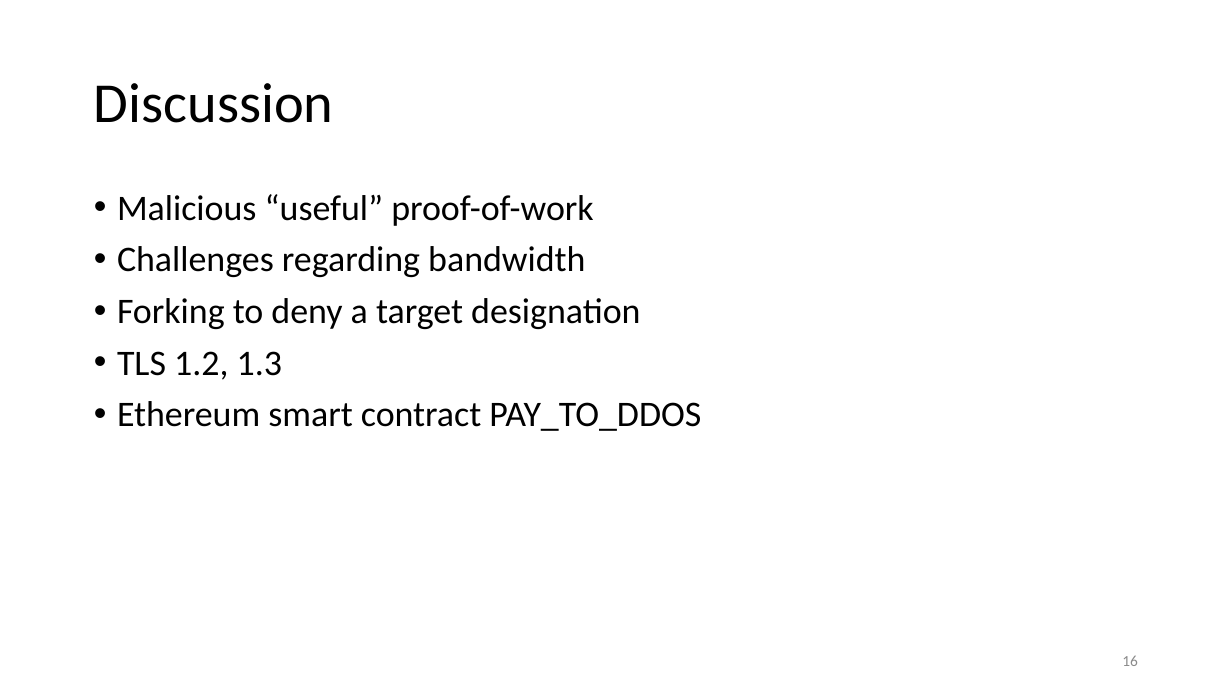
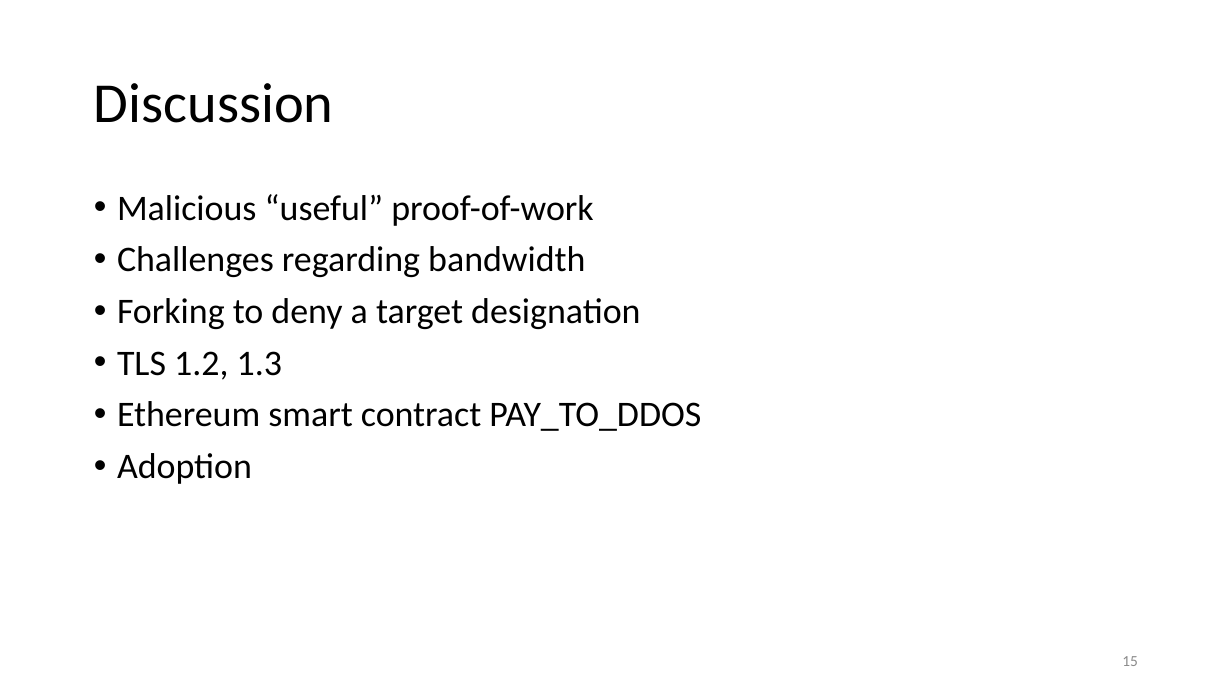
Before and after one commit to ewust/DDoSCoin, a slide deck: slide 15 of presentation/DDoSCoin.pptx (slide 16 before the commit). Drawn at 1232x693 pixels with LibreOffice and Linux fonts; fonts in the diff are those of the drawing. Boxes give left, top, right and bottom in pixels: in the first picture for what was removed or moved away, otherwise in the second. Text is boxed around its words. In the diff, an @@ line names an element or a change of style, - is before the commit and + after.

```diff
--- a/presentation/DDoSCoin.pptx
+++ b/presentation/DDoSCoin.pptx
@@ text at (117,453,252,484): paragraph added @@
+• Adoption
@@ page number at (1122,656,1138,666): text changed @@
-16
+15
```
Also in this commit, not shown: 9 other slides changed.
